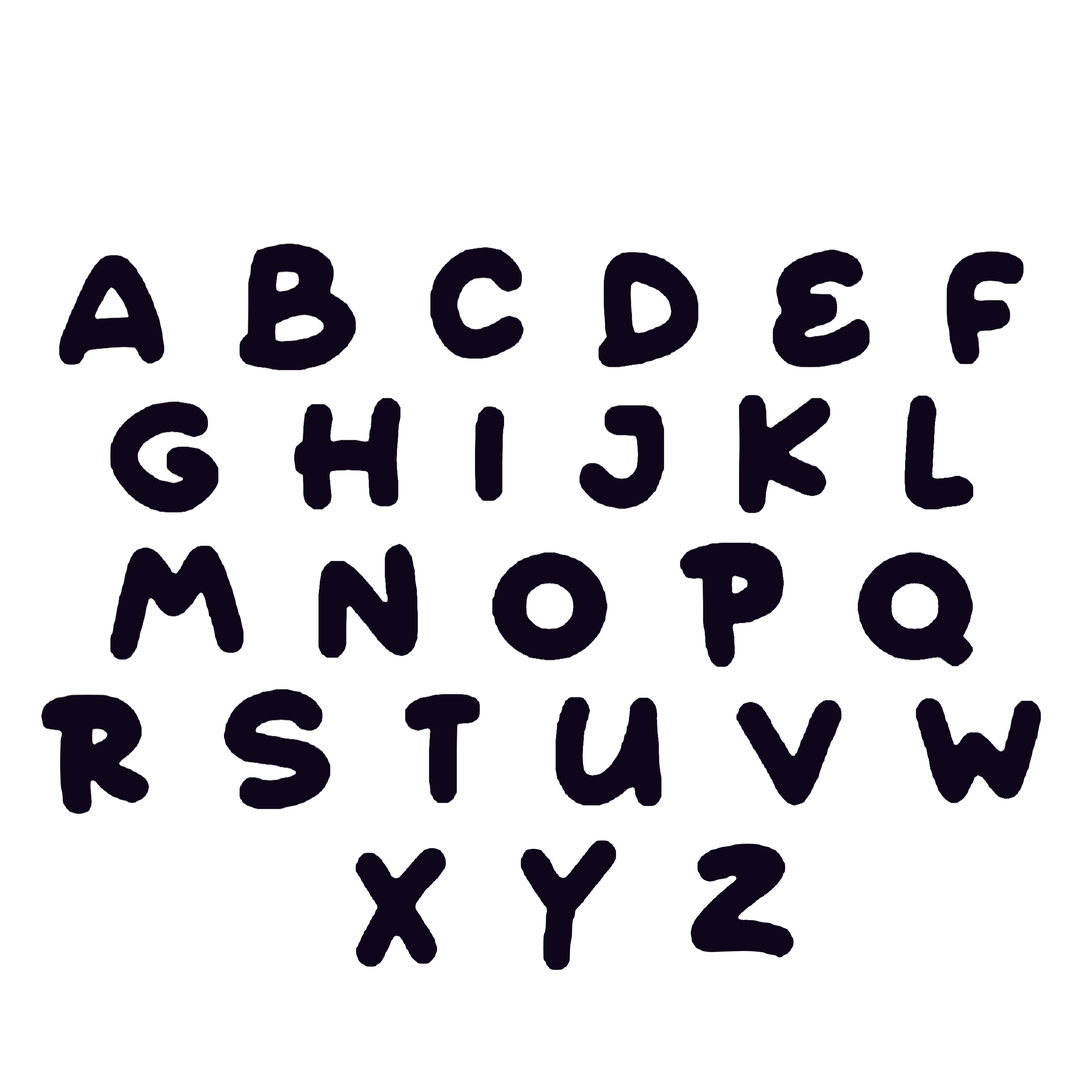
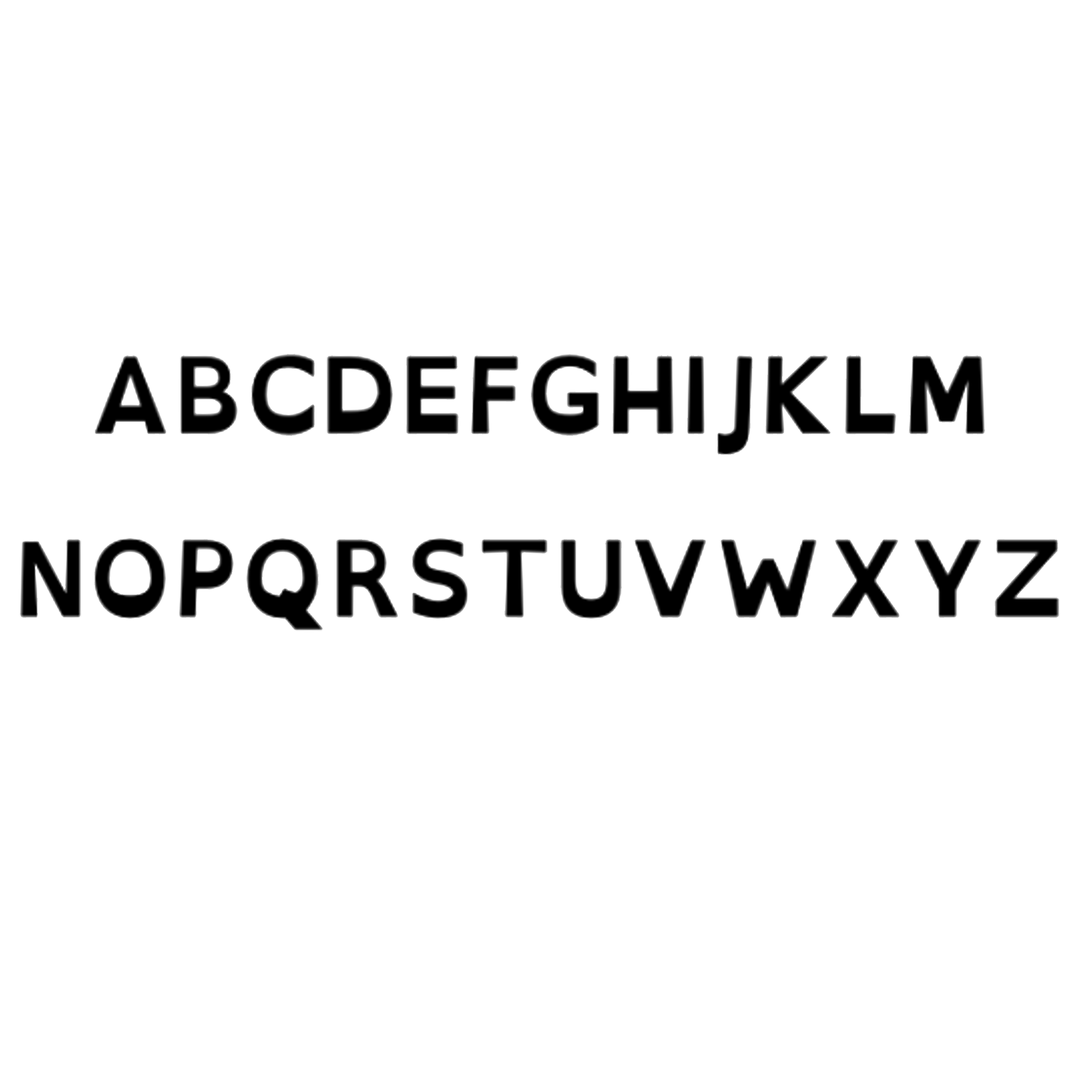
Layered file, before and after one edit (1091×1091). Changes by layer:
renamed "Pintar camada 1" to "Pintar camada 1 (colado)", painted on it over <box>19,349,1061,971</box>
painted on "Background" over <box>19,243,1061,971</box>
